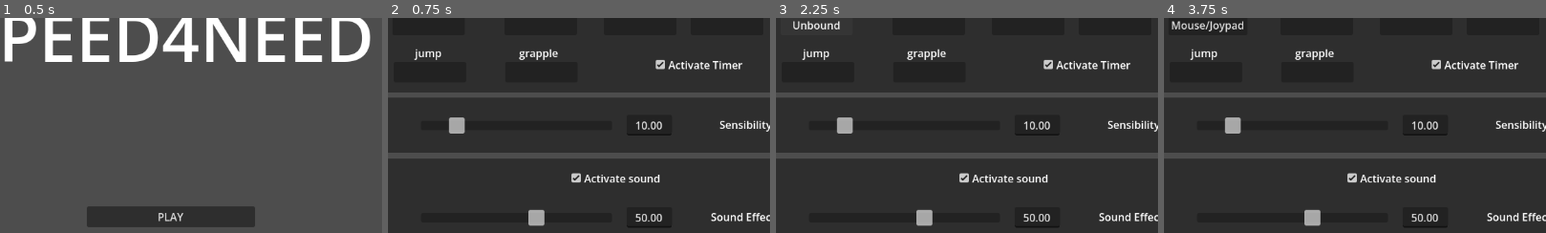
Above: before the commit, frames 1-4 (left to right).
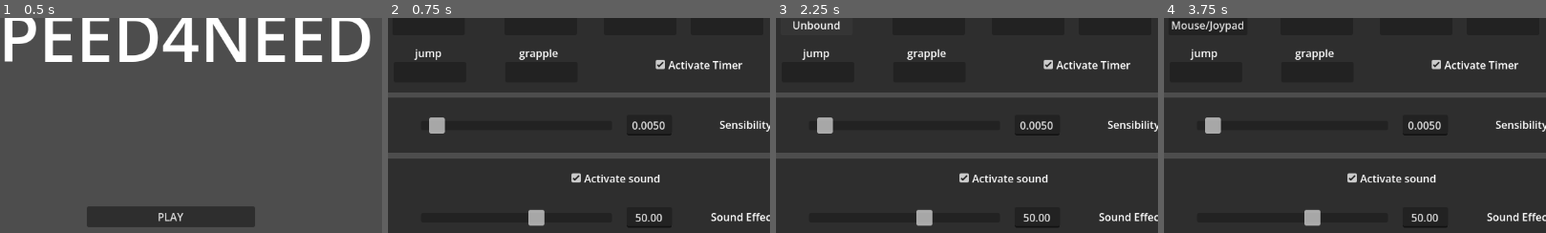
Above: after the commit, the same moments.

Repository: Lilianbazantay/Speed4Need
Game: Godot game, scene res://scenes/MainMenu/MainMenu.tscn
Two runs of this game, one before a commit and one after it. Both use one fixed random seed, a clock stepped at 60 frames per second and the inputs below.
Inputs (mouse positions are % of the whole screen's width and height, from its top left; square brackets give the same spot before the commit, where the layout moved):
- Up to frame 1 (0.5 s): no input
- Up to frame 2 (0.75 s): click "SETTINGS" at 0.5 s
- Up to frame 3 (2.25 s): click "Activate Timer" at 1.25 s; click (33, 20) at 2.02 s
- Up to frame 4 (3.75 s): click "Unbound" at 2.75 s; click (34, 44) [37, 44] at 3.5 s
The pictures show only the part of the screen within x 28-78%, y 19-69%; the shares and areas given below are measured in that part.

Frame 1 is identical in both runs. In frame 2, 0.9% of the frame differs, in the area x 10-73%, y 46-54%; in frame 3, 0.9%; in frame 4, 0.9%.

Commit message:
fix(Settings): LineEdit nodes were not correctly used

Diff:
--- a/GobalScripts/PlayerSettings.gd
+++ b/GobalScripts/PlayerSettings.gd
@@ -1,6 +1,6 @@
 extends Node
 
-var sensibility: float = 10;
+var sensibility: float = 0.005;
 var soundMusic: float = 50;
 var soudEffects: float = 50;
 var soundEnabled: bool = true;
--- a/scenes/MainMenu/Settings.tscn
+++ b/scenes/MainMenu/Settings.tscn
@@ -270,10 +270,13 @@
 [connection signal="pressed" from="Keys/KeysModifer/KeyEdit4/Rebind" to="Keys/KeysModifer/KeyEdit4" method="_on_rebind_pressed"]
 [connection signal="pressed" from="Keys/KeysModifer/KeyEdit5/Rebind" to="Keys/KeysModifer/KeyEdit5" method="_on_rebind_pressed"]
 [connection signal="pressed" from="Keys/KeysModifer/KeyEdit6/Rebind" to="Keys/KeysModifer/KeyEdit6" method="_on_rebind_pressed"]
+[connection signal="text_submitted" from="Sensibility/LineEdit" to="Sensibility" method="_on_line_edit_text_submitted"]
 [connection signal="button_down" from="Sensibility/ButtonLine/Button" to="Sensibility" method="_on_button_button_down"]
 [connection signal="button_up" from="Sensibility/ButtonLine/Button" to="Sensibility" method="_on_button_button_up"]
+[connection signal="text_submitted" from="Sound/EffectsLineEdit" to="Sound" method="_on_effects_line_edit_text_submitted"]
 [connection signal="button_down" from="Sound/EffectsButtonLine/EffectsButton" to="Sound" method="_on_effects_button_button_down"]
 [connection signal="button_up" from="Sound/EffectsButtonLine/EffectsButton" to="Sound" method="_on_effects_button_button_up"]
+[connection signal="text_submitted" from="Sound/MusicLineEdit" to="Sound" method="_on_music_line_edit_text_submitted"]
 [connection signal="button_down" from="Sound/MusicButtonLine/MusicButton" to="Sound" method="_on_music_button_button_down"]
 [connection signal="button_up" from="Sound/MusicButtonLine/MusicButton" to="Sound" method="_on_music_button_button_up"]
 [connection signal="pressed" from="Sound/CheckBox" to="Sound" method="_on_check_box_pressed"]
--- a/scenes/MainMenu/sensibility.gd
+++ b/scenes/MainMenu/sensibility.gd
@@ -4,10 +4,10 @@
 
 func _ready() -> void:
 	var prevPos: Vector2;
-	prevPos[0] = 12 + (PlayerSettings.sensibility * 3);
+	prevPos[0] = 12 + (PlayerSettings.sensibility / 100);
 	prevPos[1] = -5;
 	$ButtonLine/Button.set_position(prevPos);
-	$LineEdit.text = "%.02f" % PlayerSettings.sensibility
+	$LineEdit.text = "%.4f" % PlayerSettings.sensibility
 	pass;
 
 func _input(event):
@@ -19,8 +19,8 @@
 			newPosition[0] = -12;
 		newPosition[1] = -5;
 		$ButtonLine/Button.set_position(newPosition)
-		PlayerSettings.sensibility = (newPosition[0] + 12) / 3;
-		$LineEdit.text = "%.02f" % PlayerSettings.sensibility
+		PlayerSettings.sensibility = (newPosition[0] + 12) / 100;
+		$LineEdit.text = "%.4f" % PlayerSettings.sensibility
 
 func _on_button_button_down() -> void:
 	is_button_active = true;
@@ -30,3 +30,14 @@
 func _on_button_button_up() -> void:
 	is_button_active = false;
 	pass # Replace with function body.
+
+
+func _on_line_edit_text_submitted(new_text: String) -> void:
+	var test: float = PlayerSettings.sensibility;
+	if (new_text.is_valid_float()):
+		test = new_text.to_float();
+	var prevPos: Vector2;
+	prevPos[0] = 12 + (test / 100);
+	prevPos[1] = -5;
+	$ButtonLine/Button.set_position(prevPos);
+	PlayerSettings.sensibility = test
--- a/scenes/MainMenu/sound.gd
+++ b/scenes/MainMenu/sound.gd
@@ -33,6 +33,27 @@
 			$MusicLineEdit.text = "%.02f" % PlayerSettings.soundMusic
 
 
+func _on_effects_line_edit_text_submitted(new_text: String) -> void:
+	var test: float = PlayerSettings.soudEffects;
+	if (new_text.is_valid_float()):
+		test = new_text.to_float();
+	var prevPos: Vector2;
+	prevPos[1] = -5;
+	prevPos[0] = 12 + (test * 3);
+	$EffectsButtonLine/EffectsButton.set_position(prevPos);
+	PlayerSettings.soudEffects = test;
+
+
+func _on_music_line_edit_text_submitted(new_text: String) -> void:
+	var test: float = PlayerSettings.soundMusic;
+	if (new_text.is_valid_float()):
+		test = new_text.to_float();
+	var prevPos: Vector2;
+	prevPos[1] = -5;
+	prevPos[0] = 12 + (test * 3);
+	$MusicButtonLine/MusicButton.set_position(prevPos);
+	PlayerSettings.soundMusic = test;
+
 
 
 func _on_effects_button_button_down() -> void:
